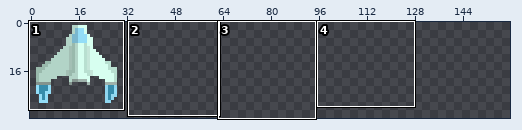
Sprite sheet -- Assets/GFX/Player/maincraft-right.png. Above: a wide view before the commit, with the close-up outlined.
Close-up. Before:
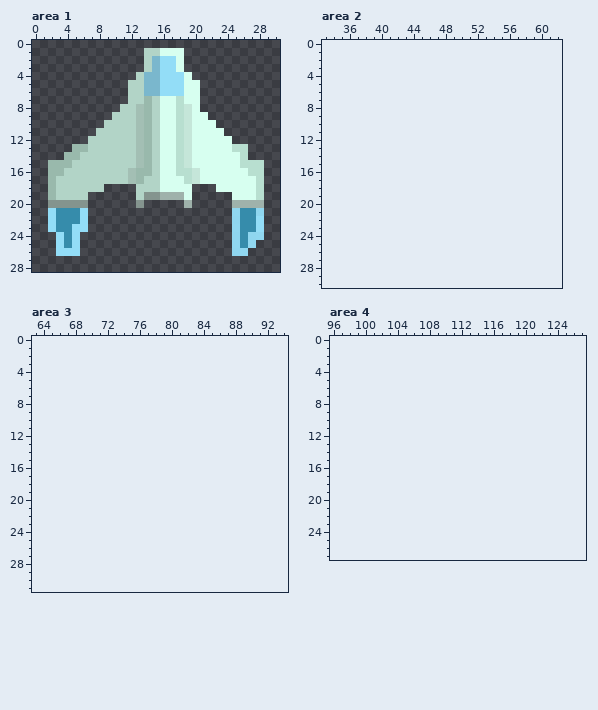
The file is 32x32 pixels. Shown: area 1: x 0..30, y 0..28; area 2: x 33..62, y 0..30; area 3: x 63..94, y 0..31; area 4: x 96..127, y 0..27. The old version is drawn lined up with the new one, on the new canvas. The commit also changed other parts of the picture, which this record leaves out.
The result:
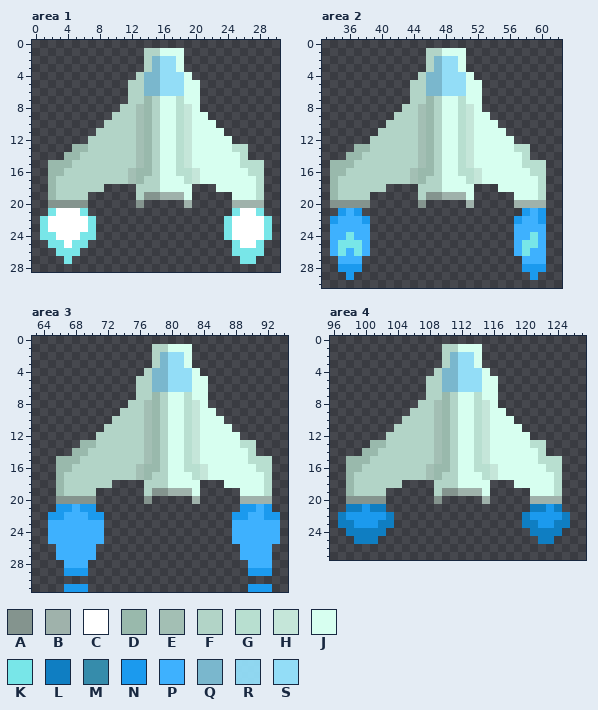
Palette (. is transparent): A #84948e  B #9fb2ab  C #ffffff  D #99b9ac  E #a3bfb4  F #b2d4c7  G #b8dfd0  H #c5e6d9  J #d7fff0  K #78e6e8  L #0f7ec2  M #368cab  N #1b9aee  P #3eb1fe  Q #7ab7cd  R #93ddf7f4  S #93ddf7
From old to new:
canvas 32x32 -> 160x32, the old top-left corner now at 0,-3 (the part of the old canvas that was cut away was empty and is not shown)
--- area 1
@@ x 0..30 @@
 20 ..AAAAA......A.....B.....BBBB..
-21 ..SMMMS..................RMMR..
-22 ..SMMMS..................RMMS..
-23 ..SMMSS..................RMMS..
-24 ...SMS...................RMRR..
-25 ...SMS...................RMR...
-26 ...SSS...................RR....
-27 ...............................
+21 ..KCCCK..................KCCK..
+22 .KCCCCCK................KCCCCK.
+23 .KCCCCCK................KCCCCK.
+24 .KKCCCKK................KCCCCK.
+25 ..KKCKK..................KCCK..
+26 ...KKK...................KKKK..
+27 ....K.....................KK...
 28 ...............................
--- area 2
@@ x 33..62 @@
  0 ..............................
- 1 ..............................
- 2 ..............................
- 3 ..............................
- 4 ..............................
- 5 ..............................
- 6 ..............................
- 7 ..............................
- 8 ..............................
- 9 ..............................
-10 ..............................
-11 ..............................
-12 ..............................
-13 ..............................
-14 ..............................
-15 ..............................
-16 ..............................
-17 ..............................
-18 ..............................
-19 ..............................
-20 ..............................
-21 ..............................
-22 ..............................
-23 ..............................
-24 ..............................
-25 ..............................
-26 ..............................
-27 ..............................
-28 ..............................
-29 ..............................
+ 1 .............FFJJJ............
+ 2 .............FQSSJ............
+ 3 .............FQSSJ............
+ 4 ............FQQSSSJ...........
+ 5 ...........FFQQSSSJJ..........
+ 6 ...........FFQQSSSJJ..........
+ 7 ...........FFDFJJGJJ..........
+ 8 ..........FFEDFJJGHJ..........
+ 9 .........FFFEDFJJGHJJ.........
+10 ........FFFFEDFJJGHJJJ........
+11 .......FFFFFEDFJJGHJJJJ.......
+12 ......FFFFFFEDFJJGHJJJJJ......
+13 ....DDFFFFFFEDFJJGHJJJJJGG....
+14 ...DDFFFFFFFEDFJJGHJJJJJJG....
+15 .DDDFFFFFFFFEDFJJGHJJJJJJGGG..
+16 .DDFFFFFFFFEDDFJJGGHJJJJJJGG..
+17 .DFFFFFFFFFEDFFJJJGHJJJJJJJG..
+18 .DFFFFFF....FFFJJJJ...JJJJJG..
+19 .DFFFF......FAABBBJ.....JJJG..
+20 .AAAAA......A.....B.....BBBB..
+21 ..NPN....................NPN..
+22 .NPPPN..................NPPN..
+23 .PPPPP..................PPPP..
+24 .PPKPP..................PPKP..
+25 .PKKKP..................PKKP..
+26 .PKPKP..................PKPP..
+27 ..PPP....................PPP..
+28 ..NNN....................NNN..
+29 ...N......................N...
 30 ..............................
--- area 3
@@ x 63..94 @@
  0 ................................
- 1 ................................
- 2 ................................
- 3 ................................
- 4 ................................
- 5 ................................
- 6 ................................
- 7 ................................
- 8 ................................
- 9 ................................
-10 ................................
-11 ................................
-12 ................................
-13 ................................
-14 ................................
-15 ................................
-16 ................................
-17 ................................
-18 ................................
-19 ................................
-20 ................................
-21 ................................
-22 ................................
-23 ................................
-24 ................................
-25 ................................
-26 ................................
-27 ................................
-28 ................................
-29 ................................
+ 1 ...............FFJJJ............
+ 2 ...............FQSSJ............
+ 3 ...............FQSSJ............
+ 4 ..............FQQSSSJ...........
+ 5 .............FFQQSSSJJ..........
+ 6 .............FFQQSSSJJ..........
+ 7 .............FFDFJJGJJ..........
+ 8 ............FFEDFJJGHJ..........
+ 9 ...........FFFEDFJJGHJJ.........
+10 ..........FFFFEDFJJGHJJJ........
+11 .........FFFFFEDFJJGHJJJJ.......
+12 ........FFFFFFEDFJJGHJJJJJ......
+13 ......DDFFFFFFEDFJJGHJJJJJGG....
+14 .....DDFFFFFFFEDFJJGHJJJJJJG....
+15 ...DDDFFFFFFFFEDFJJGHJJJJJJGGG..
+16 ...DDFFFFFFFFEDDFJJGGHJJJJJJGG..
+17 ...DFFFFFFFFFEDFFJJJGHJJJJJJJG..
+18 ...DFFFFFF....FFFJJJJ...JJJJJG..
+19 ...DFFFF......FAABBBJ.....JJJG..
+20 ...AAAAA......A.....B.....BBBB..
+21 ...NNPNN..................NNPN..
+22 ..NNPPPNN................NNPPNN.
+23 ..PPPPPPP................PPPPPP.
+24 ..PPPPPPP................PPPPPP.
+25 ..PPPPPPP................PPPPPP.
+26 ...PPPPP..................PPPP..
+27 ...PPPPP..................PPPP..
+28 ....PPP....................PPP..
+29 ....NNN....................NNN..
 30 ................................
-31 ................................
+31 ....NNN....................NNN..
--- area 4
@@ x 96..127 @@
  0 ................................
- 1 ................................
- 2 ................................
- 3 ................................
- 4 ................................
- 5 ................................
- 6 ................................
- 7 ................................
- 8 ................................
- 9 ................................
-10 ................................
-11 ................................
-12 ................................
-13 ................................
-14 ................................
-15 ................................
-16 ................................
-17 ................................
-18 ................................
-19 ................................
-20 ................................
-21 ................................
-22 ................................
-23 ................................
-24 ................................
-25 ................................
+ 1 ..............FFJJJ.............
+ 2 ..............FQSSJ.............
+ 3 ..............FQSSJ.............
+ 4 .............FQQSSSJ............
+ 5 ............FFQQSSSJJ...........
+ 6 ............FFQQSSSJJ...........
+ 7 ............FFDFJJGJJ...........
+ 8 ...........FFEDFJJGHJ...........
+ 9 ..........FFFEDFJJGHJJ..........
+10 .........FFFFEDFJJGHJJJ.........
+11 ........FFFFFEDFJJGHJJJJ........
+12 .......FFFFFFEDFJJGHJJJJJ.......
+13 .....DDFFFFFFEDFJJGHJJJJJGG.....
+14 ....DDFFFFFFFEDFJJGHJJJJJJG.....
+15 ..DDDFFFFFFFFEDFJJGHJJJJJJGGG...
+16 ..DDFFFFFFFFEDDFJJGGHJJJJJJGG...
+17 ..DFFFFFFFFFEDFFJJJGHJJJJJJJG...
+18 ..DFFFFFF....FFFJJJJ...JJJJJG...
+19 ..DFFFF......FAABBBJ.....JJJG...
+20 ..AAAAA......A.....B.....BBBB...
+21 ..LLNLL..................LLNL...
+22 .LNNNNNL................LNNNNL..
+23 .LLNNNLL................LLNNLL..
+24 ..LLLLL..................LLLL...
+25 ...LLL....................LL....
 26 ................................
Changed places in both close-ups, as pixel boxes (x1, y1, x2, y2):
changed: (40, 208, 96, 264)
changed: (224, 208, 272, 264)
added: (330, 48, 546, 280)
added: (48, 344, 280, 592)
added: (338, 344, 570, 544)
